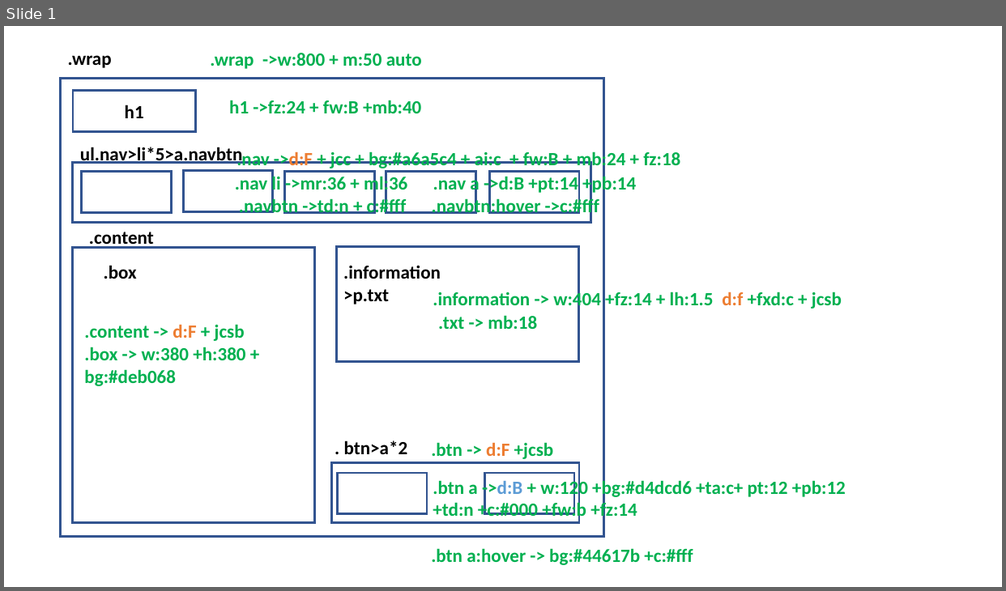
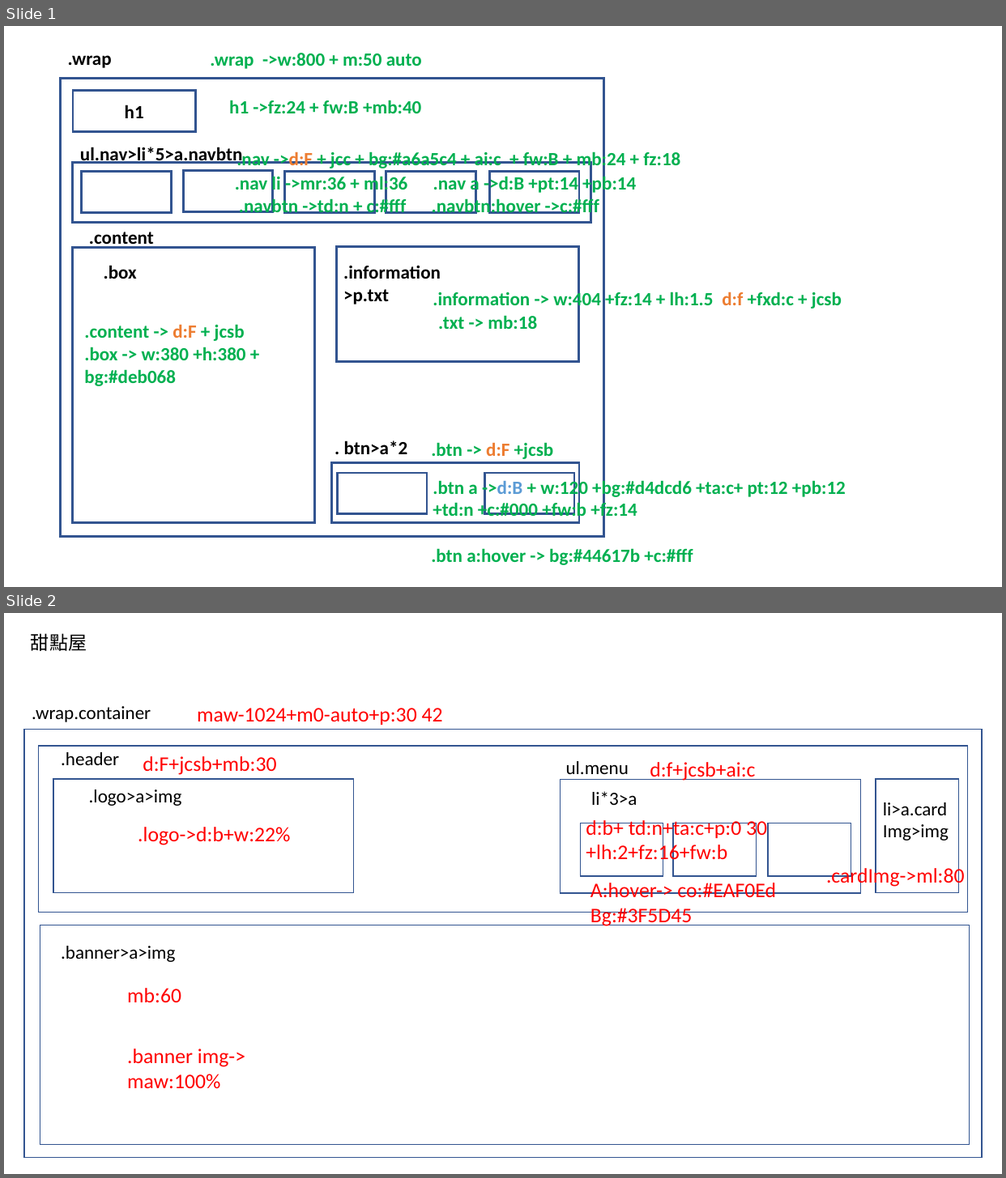
Before and after one commit to GinaTung/2022REV-homework, a slide deck: 公益體驗營/公益程式體驗營(作業架構圖2).pptx. Shown one above the other, each under a label of ours: slide 1 before the commit, slides 1 and 2 after it. The pictures are 1006x591 and 1006x1178 pixels, drawn with LibreOffice and Linux fonts; fonts in the diff are those of the drawing. Boxes give left, top, right and bottom in pixels: in the first picture for what was removed or moved away, otherwise in the second. Text is boxed around its words. In the diff, an @@ line names an element or a change of style, - is before the commit and + after.

```diff
--- a/公益體驗營/公益程式體驗營(作業架構圖2).pptx
+++ b/公益體驗營/公益程式體驗營(作業架構圖2).pptx
@@ slide 2 added at [4,613,1002,1174], background #FFFFFF @@
@@ text added at [31,633,87,651], 18 pt, text #000000 @@
+甜點屋
@@ text added at [32,706,151,722], 18 pt, text #000000 @@
+.wrap.container
@@ text added at [197,708,443,725], 20 pt, text #FF0000 @@
+maw-1024+m0-auto+p:30 42
@@ rectangle added at [24,729,982,1157], outline #325491 1 pt @@
@@ rectangle added at [39,747,967,913], outline #325491 1 pt @@
@@ text added at [61,752,119,765], 18 pt, text #000000 @@
+.header
@@ text added at [143,756,276,775], 20 pt, text #FF0000 @@
+d:F+jcsb+mb:30
@@ rectangle added at [53,779,354,893], outline #325491 1 pt @@
@@ rectangle added at [560,779,860,893], outline #325491 1 pt @@
@@ text added at [566,761,629,774], 18 pt, text #000000 @@
+ul.menu
@@ text added at [650,762,755,781], 20 pt, text #FF0000 @@
+d:f+jcsb+ai:c
@@ rectangle added at [876,779,958,893], outline #325491 1 pt @@
@@ text added at [89,790,182,806], 18 pt, text #000000 @@
+.logo>a>img
@@ text added at [591,791,637,805], 18 pt, text #000000 @@
+li*3>a
@@ text added at [883,803,948,841], 18 pt, text #000000 @@
+li>a.cardImg>img
@@ text added at [138,827,290,845], 20 pt, text #FF0000 @@
+.logo->d:b+w:22%
@@ rectangle added at [581,824,663,876], outline #325491 1 pt @@
@@ text added at [586,820,767,865], 20 pt, text #FF0000 @@
+d:b+ td:n+ta:c+p:0 30 +lh:2+fz:16+fw:b
@@ rectangle added at [673,824,756,876], outline #325491 1 pt @@
@@ rectangle added at [769,824,851,876], outline #325491 1 pt @@
@@ text added at [826,866,965,888], 20 pt, text #FF0000 @@
+.cardImg->ml:80
@@ text added at [590,883,776,926], 20 pt, text #FF0000 @@
+A:hover-> co:#EAF0Ed
+Bg:#3F5D45
@@ rectangle added at [40,926,969,1145], outline #325491 1 pt @@
@@ text added at [61,946,175,962], 18 pt, text #000000 @@
+.banner>a>img
@@ text added at [127,988,181,1003], 20 pt, text #FF0000 @@
+mb:60
@@ text added at [127,1049,245,1089], 20 pt, text #FF0000 @@
+.banner img-> maw:100%
```
Also in this commit, not shown: 1 other slide added, 1 slide removed, 1 other file.
